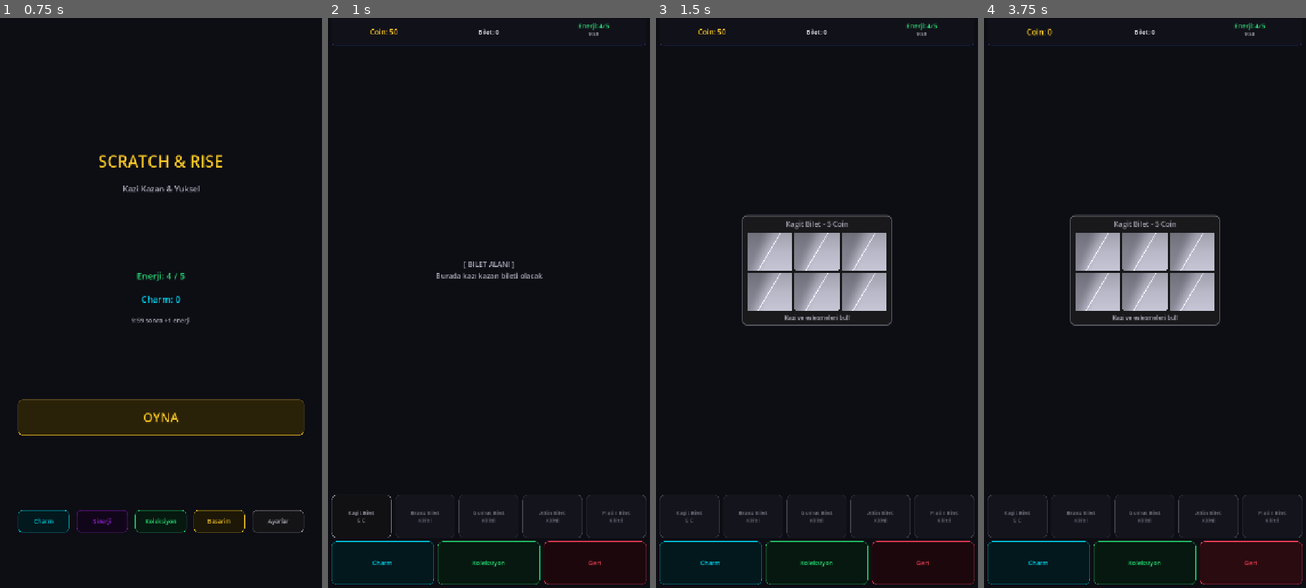
Above: before the commit, frames 1-4 (left to right).
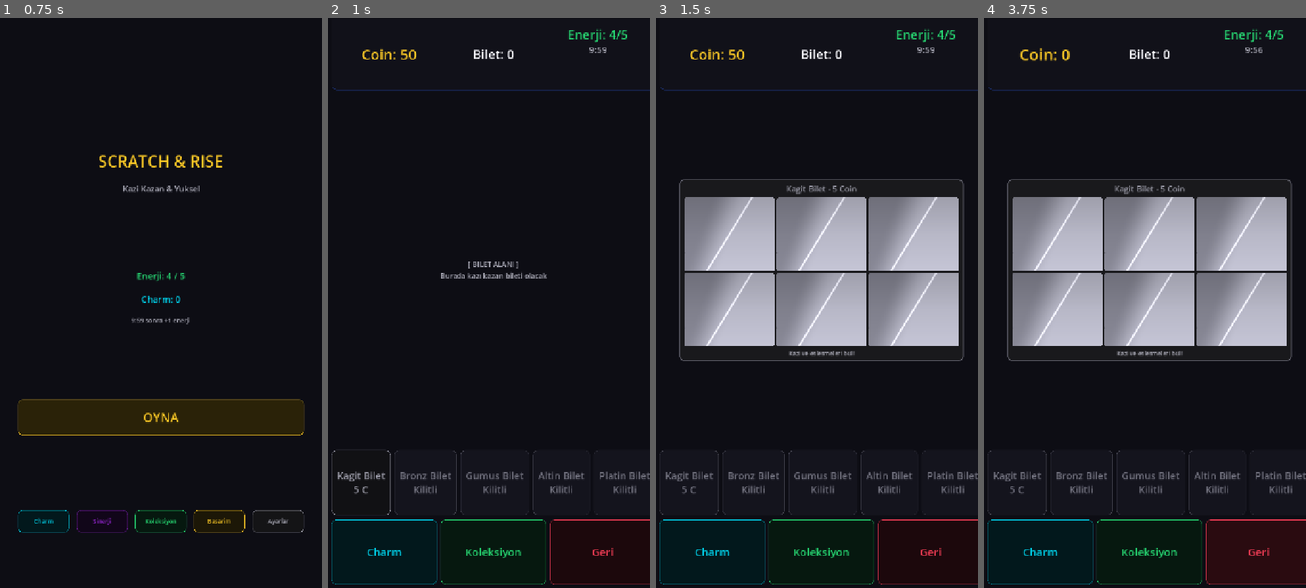
Above: after the commit, the same moments.

Repository: BYGGOLDENSTONE/scratch-and-rise-mobile
Game: Godot game, scene res://scenes/screens/MainMenu.tscn
The game is run twice, just before and just after one commit, with the same random seed, the same clock (stepped at 60 frames per second) and the same inputs.
Inputs:
- Up to frame 1 (0.75 s): click "OYNA" at 0.5 s
- Up to frame 2 (1 s): no input
- Up to frame 3 (1.5 s): click "Kagit Bilet 5 C" at 1.25 s
- Up to frame 4 (3.75 s): click "Charm" at 2 s; click "Koleksiyon" at 2.75 s; click "Geri" at 3.5 s

Frame 1 is identical in both runs. In frame 2, 3.8% of the frame differs, in the area x 1-100%, y 0-100%; in frame 3, 24%; in frame 4, 24%.

Commit message:
UX iyilestirme: buyuk panel/bilet, otomatik gecis, efekt guclendirme
- DEVAM butonu kaldirildi, otomatik timer ile gecis (1.5-2.5s)
- Dokunmayla hizli gecis (kutlama sirasinda)
- Bilet boyutu viewport oranli dinamik hesaplama
- TopBar 2x buyutme (160px), fontlar 28-32px
- BottomPanel 2x buyutme (300px), buton fontlari 22-24px
- Coin delta: overlay pozisyon, 28px font, 2.5s kalicilik
- Konfeti guclendirme (100 parcacik, 85 derece spread)
- Kenar isigi efekti (jackpot/YOLO)
- Jackpot: ikinci konfeti dalgasi, big_win: mini konfeti
- Glow scale artisi, sembol font olcekleme

Co-Authored-By: Claude Opus 4.6 <noreply@anthropic.com>

Diff:
--- a/scenes/main/Main.tscn
+++ b/scenes/main/Main.tscn
@@ -29,7 +29,7 @@
 
 [node name="TopBar" type="PanelContainer" parent="UILayer/UIRoot/VBox"]
 layout_mode = 2
-custom_minimum_size = Vector2(0, 60)
+custom_minimum_size = Vector2(0, 160)
 
 [node name="HBox" type="HBoxContainer" parent="UILayer/UIRoot/VBox/TopBar"]
 layout_mode = 2
@@ -94,8 +94,8 @@
 
 [node name="BottomPanel" type="VBoxContainer" parent="UILayer/UIRoot/VBox"]
 layout_mode = 2
-custom_minimum_size = Vector2(0, 200)
-theme_override_constants/separation = 8
+custom_minimum_size = Vector2(0, 300)
+theme_override_constants/separation = 10
 
 [node name="BiletSecimi" type="HBoxContainer" parent="UILayer/UIRoot/VBox/BottomPanel"]
 unique_name_in_owner = true
--- a/scripts/effects/screen_effects.gd
+++ b/scripts/effects/screen_effects.gd
@@ -11,6 +11,9 @@
 
 # Pool for scratch particles
 var _scratch_particles_pool: Array[GPUParticles2D] = []
+
+var _edge_left: ColorRect
+var _edge_right: ColorRect
 
 func _ready() -> void:
 	layer = 90
@@ -19,6 +22,7 @@
 	_setup_confetti()
 	_setup_mini_confetti()
 	_setup_scratch_particles()
+	_setup_edge_lights()
 	print("[ScreenEffects] Initialized")
 
 ## --- HAPTICS / VIBRATION ---
@@ -144,21 +148,21 @@
 	_confetti_particles = GPUParticles2D.new()
 	_confetti_particles.emitting = false
 	_confetti_particles.one_shot = true
-	_confetti_particles.amount = 60
+	_confetti_particles.amount = 100
 	_confetti_particles.lifetime = 1.5
 	_confetti_particles.position = Vector2(360, 200)
 	_confetti_particles.z_index = 100
 
 	var mat := ParticleProcessMaterial.new()
 	mat.direction = Vector3(0, 1, 0)
-	mat.spread = 60.0
-	mat.initial_velocity_min = 200.0
-	mat.initial_velocity_max = 500.0
+	mat.spread = 85.0
+	mat.initial_velocity_min = 250.0
+	mat.initial_velocity_max = 600.0
 	mat.gravity = Vector3(0, 400, 0)
 	mat.angular_velocity_min = -180.0
 	mat.angular_velocity_max = 180.0
-	mat.scale_min = 3.0
-	mat.scale_max = 6.0
+	mat.scale_min = 4.0
+	mat.scale_max = 8.0
 	mat.color = Color(1, 0.85, 0.1)
 	# Renk rastgelesi
 	var color_ramp := GradientTexture1D.new()
@@ -264,8 +268,13 @@
 func jackpot_effect() -> void:
 	vibrate_heavy()
 	flash_screen(Color(1, 0.85, 0.1), 0.5)
-	screen_shake(18.0, 0.5) # Strong shake
+	screen_shake(18.0, 0.5)
 	play_confetti()
+	edge_flash(Color(1, 0.85, 0.1))
+	# Ikinci mini konfeti dalgasi
+	get_tree().create_timer(0.4).timeout.connect(func():
+		play_mini_confetti(Vector2(360, 500))
+	)
 
 
 ## --- BUYUK KAZANC EFEKTI ---
@@ -273,14 +282,16 @@
 	vibrate_heavy()
 	flash_screen(Color(0.2, 1.0, 0.4), 0.3)
 	screen_shake(10.0, 0.3)
+	play_mini_confetti(Vector2(360, 450))
 
 
 ## --- YOLO EFEKTI (x50) ---
 func yolo_effect() -> void:
 	vibrate_heavy()
 	flash_screen(Color(1.0, 0.1, 0.1), 0.6)
-	screen_shake(25.0, 0.6) # Extreme shake
+	screen_shake(25.0, 0.6)
 	play_confetti()
+	edge_flash(Color(1.0, 0.1, 0.1))
 
 	var yolo_label := Label.new()
 	yolo_label.text = "YOLO x50!"
@@ -313,3 +324,35 @@
 	vibrate_heavy()
 	flash_screen(Color(0.6, 0.2, 1.0), 0.35)
 	screen_shake(8.0, 0.25)
+
+
+## --- KENAR ISIGI ---
+func _setup_edge_lights() -> void:
+	_edge_left = ColorRect.new()
+	_edge_left.mouse_filter = Control.MOUSE_FILTER_IGNORE
+	_edge_left.color = Color(1, 1, 1, 0)
+	_edge_left.anchor_top = 0.0
+	_edge_left.anchor_bottom = 1.0
+	_edge_left.anchor_left = 0.0
+	_edge_left.anchor_right = 0.0
+	_edge_left.offset_right = 40.0
+	add_child(_edge_left)
+
+	_edge_right = ColorRect.new()
+	_edge_right.mouse_filter = Control.MOUSE_FILTER_IGNORE
+	_edge_right.color = Color(1, 1, 1, 0)
+	_edge_right.anchor_top = 0.0
+	_edge_right.anchor_bottom = 1.0
+	_edge_right.anchor_left = 1.0
+	_edge_right.anchor_right = 1.0
+	_edge_right.offset_left = -40.0
+	add_child(_edge_right)
+
+
+func edge_flash(color: Color) -> void:
+	var c := Color(color.r, color.g, color.b, 0.6)
+	_edge_left.color = c
+	_edge_right.color = c
+	var tw := create_tween().set_parallel(true)
+	tw.tween_property(_edge_left, "color:a", 0.0, 0.8).set_ease(Tween.EASE_OUT)
+	tw.tween_property(_edge_right, "color:a", 0.0, 0.8).set_ease(Tween.EASE_OUT)
--- a/scripts/main/main.gd
+++ b/scripts/main/main.gd
@@ -58,18 +58,18 @@
 	$Background.color = ThemeHelper.p("bg_main")
 	var top_bar: PanelContainer = get_node("UILayer/UIRoot/VBox/TopBar")
 	ThemeHelper.style_top_bar(top_bar)
-	ThemeHelper.style_label(coin_label, ThemeHelper.p("warning"), 16)
-	ThemeHelper.style_label(ticket_count_label, ThemeHelper.p("text_primary"), 14)
-	ThemeHelper.style_label(energy_label, ThemeHelper.p("success"), 14)
-	ThemeHelper.style_label(energy_timer_label, ThemeHelper.p("text_secondary"), 11)
+	ThemeHelper.style_label(coin_label, ThemeHelper.p("warning"), 32)
+	ThemeHelper.style_label(ticket_count_label, ThemeHelper.p("text_primary"), 28)
+	ThemeHelper.style_label(energy_label, ThemeHelper.p("success"), 28)
+	ThemeHelper.style_label(energy_timer_label, ThemeHelper.p("text_secondary"), 20)
 	ThemeHelper.style_label(ticket_placeholder, ThemeHelper.p("text_secondary"), 16)
 	ThemeHelper.style_warning(warning_label)
 	var charm_btn: Button = get_node("UILayer/UIRoot/VBox/BottomPanel/ActionButtons/CharmBtn")
 	var koleksiyon_btn: Button = get_node("UILayer/UIRoot/VBox/BottomPanel/ActionButtons/KoleksiyonBtn")
 	var back_btn: Button = get_node("UILayer/UIRoot/VBox/BottomPanel/ActionButtons/BackBtn")
-	ThemeHelper.make_button(charm_btn, ThemeHelper.p("info"), 14)
-	ThemeHelper.make_button(koleksiyon_btn, ThemeHelper.p("success"), 14)
-	ThemeHelper.make_button(back_btn, ThemeHelper.p("danger"), 14)
+	ThemeHelper.make_button(charm_btn, ThemeHelper.p("info"), 24)
+	ThemeHelper.make_button(koleksiyon_btn, ThemeHelper.p("success"), 24)
+	ThemeHelper.make_button(back_btn, ThemeHelper.p("danger"), 24)
 
 
 func _process(_delta: float) -> void:
@@ -95,7 +95,7 @@
 		var btn := Button.new()
 		btn.size_flags_horizontal = Control.SIZE_EXPAND_FILL
 		btn.pressed.connect(_on_ticket_buy.bind(t_type))
-		ThemeHelper.make_button(btn, ThemeHelper.get_tier_color(t_type), 12)
+		ThemeHelper.make_button(btn, ThemeHelper.get_tier_color(t_type), 22)
 		bilet_secimi.add_child(btn)
 		_ticket_buttons[t_type] = btn
 
@@ -275,6 +275,7 @@
 			print("[Main] Bull Run! x2 carpan (kalan: %d)" % (bull_remaining - 1))
 		match_data["reward"] = reward
 		GameState.add_coins(reward)
+		_show_coin_delta(reward)
 		print("[Main] Eslesme! +", reward, " coin")
 	else:
 		print("[Main] Eslesme yok")
@@ -349,12 +350,6 @@
 	GameState._tickets_since_golden += 1
 	ticket_count_label.text = "Bilet: %d" % tickets_scratched
 
-	# Kazanc gostergesi (kutlama bittikten sonra)
-	if _last_match_data.get("has_match", false):
-		var reward: int = _last_match_data.get("reward", 0)
-		if reward > 0:
-			_show_coin_delta(reward)
-
 	# Basarim kontrolu
 	var context := {
 		"symbols": _last_symbols,
@@ -394,7 +389,7 @@
 		var price: int = config.get("price", 0)
 		if TicketData.is_ticket_unlocked(_selected_ticket_type) and GameState.coins >= price:
 			# Kisa gecikme ile otomatik bilet al (UX icin)
-			get_tree().create_timer(0.3).timeout.connect(func():
+			get_tree().create_timer(0.75).timeout.connect(func():
 				if current_ticket == null and GameState.in_round:
 					_on_ticket_buy(_selected_ticket_type)
 			)
@@ -429,32 +424,35 @@
 
 	_coin_delta_label = Label.new()
 	_coin_delta_label.mouse_filter = Control.MOUSE_FILTER_IGNORE
+	_coin_delta_label.z_index = 50
 
 	if amount >= 0:
 		_coin_delta_label.text = "+%s" % GameState.format_number(amount)
-		_coin_delta_label.add_theme_color_override("font_color", Color(0.2, 0.9, 0.3))
+		_coin_delta_label.add_theme_color_override("font_color", Color(0.1, 1.0, 0.3))
 	else:
 		_coin_delta_label.text = "%s" % GameState.format_number(amount)
-		_coin_delta_label.add_theme_color_override("font_color", Color(0.95, 0.25, 0.25))
-
-	_coin_delta_label.add_theme_font_size_override("font_size", 14)
-	_coin_delta_label.add_theme_color_override("font_shadow_color", Color(0, 0, 0, 0.5))
-	_coin_delta_label.add_theme_constant_override("shadow_offset_x", 1)
-	_coin_delta_label.add_theme_constant_override("shadow_offset_y", 1)
-
-	# Coin label'in hemen yanina konumlandir (solda)
-	var parent := coin_label.get_parent()
-	parent.add_child(_coin_delta_label)
-	parent.move_child(_coin_delta_label, coin_label.get_index() + 1)
+		_coin_delta_label.add_theme_color_override("font_color", Color(1.0, 0.2, 0.2))
+
+	_coin_delta_label.add_theme_font_size_override("font_size", 28)
+	_coin_delta_label.add_theme_color_override("font_shadow_color", Color(0, 0, 0, 0.7))
+	_coin_delta_label.add_theme_constant_override("shadow_offset_x", 2)
+	_coin_delta_label.add_theme_constant_override("shadow_offset_y", 2)
+
+	# Coin label'in altina overlay olarak konumlandir
+	get_node("UILayer").add_child(_coin_delta_label)
+	# Coin label'in global pozisyonunu kullan — altina yerlestir
+	_coin_delta_label.position = Vector2(coin_label.global_position.x, coin_label.global_position.y + coin_label.size.y + 4)
+	_coin_delta_label.horizontal_alignment = HORIZONTAL_ALIGNMENT_CENTER
+	_coin_delta_label.custom_minimum_size = Vector2(coin_label.size.x, 0)
 
 	# Animasyon: belir → yukari kayarak kaybol
 	_coin_delta_label.modulate.a = 1.0
-	_coin_delta_label.pivot_offset = Vector2(20, 10)
+	_coin_delta_label.pivot_offset = Vector2(coin_label.size.x / 2.0, 14)
 	_coin_delta_label.scale = Vector2(0.5, 0.5)
 	var tw := create_tween().set_parallel(true)
-	tw.tween_property(_coin_delta_label, "scale", Vector2(1.2, 1.2), 0.15).set_ease(Tween.EASE_OUT).set_trans(Tween.TRANS_BACK)
-	tw.chain().tween_interval(0.8)
-	tw.chain().tween_property(_coin_delta_label, "modulate:a", 0.0, 0.4)
+	tw.tween_property(_coin_delta_label, "scale", Vector2(1.3, 1.3), 0.15).set_ease(Tween.EASE_OUT).set_trans(Tween.TRANS_BACK)
+	tw.chain().tween_interval(2.5)
+	tw.chain().tween_property(_coin_delta_label, "modulate:a", 0.0, 0.6)
 	tw.chain().tween_callback(func():
 		if is_instance_valid(_coin_delta_label):
 			_coin_delta_label.queue_free()
--- a/scripts/ticket/scratch_area.gd
+++ b/scripts/ticket/scratch_area.gd
@@ -41,9 +41,10 @@
 	style.set_corner_radius_all(6)
 	symbol_panel.add_theme_stylebox_override("panel", style)
 
-	# Sembol label stili: parlak, kalin
+	# Sembol label stili: parlak, kalin (alan boyutuna oranli)
 	symbol_label.add_theme_color_override("font_color", color)
-	symbol_label.add_theme_font_size_override("font_size", 16)
+	var font_sz: int = clampi(int(min(custom_minimum_size.x, custom_minimum_size.y) * 0.18), 14, 32)
+	symbol_label.add_theme_font_size_override("font_size", font_sz)
 
 	# Metalik kapak shader
 	_setup_cover_shader()
@@ -202,7 +203,7 @@
 		_glow_rect.scale = Vector2(0.3, 0.3)
 		_glow_rect.pivot_offset = _glow_rect.size / 2.0
 		var glow_tw := create_tween()
-		var glow_target_scale := 1.0 + intensity * 0.25
+		var glow_target_scale := 1.2 + intensity * 0.3
 		glow_tw.tween_property(_glow_rect, "scale", Vector2(glow_target_scale, glow_target_scale), 0.15).set_ease(Tween.EASE_OUT)
 		glow_tw.tween_property(_glow_rect, "modulate:a", 0.0, 0.45).set_delay(0.1)
 
--- a/scripts/ticket/ticket.gd
+++ b/scripts/ticket/ticket.gd
@@ -20,6 +20,7 @@
 var _celebration_container: VBoxContainer = null
 var _drag_active: bool = false
 var has_started_scratching: bool = false
+var _celebration_dismissed: bool = false
 
 @onready var ticket_header: Label = $VBox/TicketHeader
 @onready var grid: GridContainer = $VBox/GridContainer
@@ -48,14 +49,21 @@
 	is_complete = false
 	_scratch_areas.clear()
 
-	# Dinamik boyutlandirma: 5 sutun icin alanlari kucult
+	# Dinamik boyutlandirma: viewport oranli
 	var rows: int = ceili(float(total_areas) / float(cols))
-	var area_w: int = 100 if cols <= 4 else 65
-	var area_h: int = 80 if cols <= 4 else 60
+	var vp_size := get_viewport_rect().size
+	var avail_w: int = int(vp_size.x) - 40  # 20px margin her iki taraf
+	var avail_h: int = int(vp_size.y * 0.42)  # Ekranin %42'si bilete (ust/alt paneller buyuk)
+	var area_w: int = clampi((avail_w - (cols - 1) * 6 - 24) / cols, 65, 200)
+	var area_h: int = clampi((avail_h - (rows - 1) * 6 - 80) / rows, 60, 160)
 	var ticket_w: int = cols * area_w + (cols - 1) * 6 + 24
 	var ticket_h: int = rows * area_h + (rows - 1) * 6 + 80
 	get_parent().custom_minimum_size = Vector2(0, 0)  # serbest birak
 	custom_minimum_size = Vector2(ticket_w, ticket_h)
+
+	# Buyuk bilette header fontunu artir
+	if area_w >= 120:
+		ticket_header.add_theme_font_size_override("font_size", 18)
 
 	# Semboller (override varsa tum alanlari ayni sembolle doldur)
 	if symbol_override != "":
@@ -107,6 +115,16 @@
 ## --- Surukleyerek Kazima ---
 
 func _input(event: InputEvent) -> void:
+	# Kutlama gorunurken dokunma → hemen gecis (hizli oyuncu icin)
+	if is_complete and not _celebration_dismissed and _celebration_container != null:
+		var is_touch := false
+		if event is InputEventMouseButton and event.pressed:
+			is_touch = true
+		elif event is InputEventScreenTouch and event.pressed:
+			is_touch = true
+		if is_touch:
+			_dismiss_celebration()
+			return
 	if is_complete:
 		return
 
@@ -163,6 +181,7 @@
 
 ## Kutlama animasyonunu baslat (main.gd'den cagirilir)
 func play_celebration(match_data: Dictionary) -> void:
+	_celebration_dismissed = false
 	ticket_footer.visible = false
 	status_label.visible = false
 
@@ -221,7 +240,8 @@
 	if matched_areas.size() >= 4:
 		ScreenEffects.screen_shake(14.0, 0.35)
 		ScreenEffects.flash_screen(sym_color, 0.3)
-		ScreenEffects.play_mini_confetti()
+		var ticket_center := global_position + size / 2.0
+		ScreenEffects.play_mini_confetti(ticket_center)
 
 	# === FAZ 2: Odul gosterimi (kisa bekleme sonrasi) ===
 	await get_tree().create_timer(0.5).timeout
@@ -342,21 +362,26 @@
 		reward_lbl.add_theme_font_size_override("font_size", int(s))
 	, 10.0, 22.0, 0.3).set_ease(Tween.EASE_OUT).set_trans(Tween.TRANS_BACK)
 
-	# DEVAM butonu
-	var btn := Button.new()
-	btn.text = "DEVAM"
-	btn.custom_minimum_size = Vector2(0, 36)
-	ThemeHelper.make_button(btn, ThemeHelper.p("success"), 16)
-	btn.pressed.connect(func():
-		_cleanup_celebration()
-		celebration_finished.emit()
-	)
-	_celebration_container.add_child(btn)
-
 	# Giris animasyonu
 	_celebration_container.modulate.a = 0.0
 	var tw2 := create_tween()
 	tw2.tween_property(_celebration_container, "modulate:a", 1.0, 0.3)
+
+	# Otomatik gecis timer (tier'a gore bekleme suresi)
+	var wait_time: float
+	match tier:
+		"jackpot": wait_time = 2.5
+		"big": wait_time = 2.0
+		_: wait_time = 1.5
+	get_tree().create_timer(wait_time).timeout.connect(_dismiss_celebration)
+
+
+func _dismiss_celebration() -> void:
+	if _celebration_dismissed:
+		return
+	_celebration_dismissed = true
+	_cleanup_celebration()
+	celebration_finished.emit()
 
 
 func _cleanup_celebration() -> void:
--- a/scripts/ui/theme_helper.gd
+++ b/scripts/ui/theme_helper.gd
@@ -230,15 +230,15 @@
 	var style := StyleBoxFlat.new()
 	style.bg_color = p("topbar_bg")
 	style.border_color = Color(accent.r, accent.g, accent.b, pf("topbar_border_alpha"))
-	style.border_width_bottom = 1
+	style.border_width_bottom = 2
 	style.corner_radius_top_left = 0
 	style.corner_radius_top_right = 0
-	style.corner_radius_bottom_left = 8
-	style.corner_radius_bottom_right = 8
-	style.content_margin_left = 8.0
-	style.content_margin_right = 8.0
-	style.content_margin_top = 6.0
-	style.content_margin_bottom = 6.0
+	style.corner_radius_bottom_left = 12
+	style.corner_radius_bottom_right = 12
+	style.content_margin_left = 20.0
+	style.content_margin_right = 20.0
+	style.content_margin_top = 16.0
+	style.content_margin_bottom = 16.0
 	panel.add_theme_stylebox_override("panel", style)
 
 
